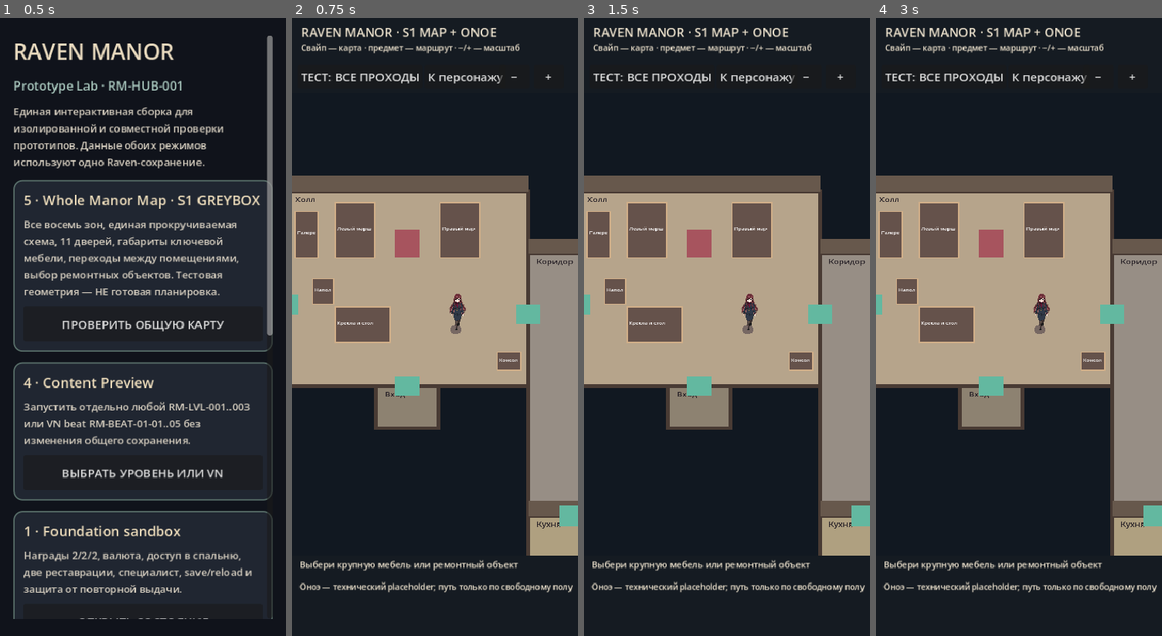
Above: before the commit, frames 1-4 (left to right).
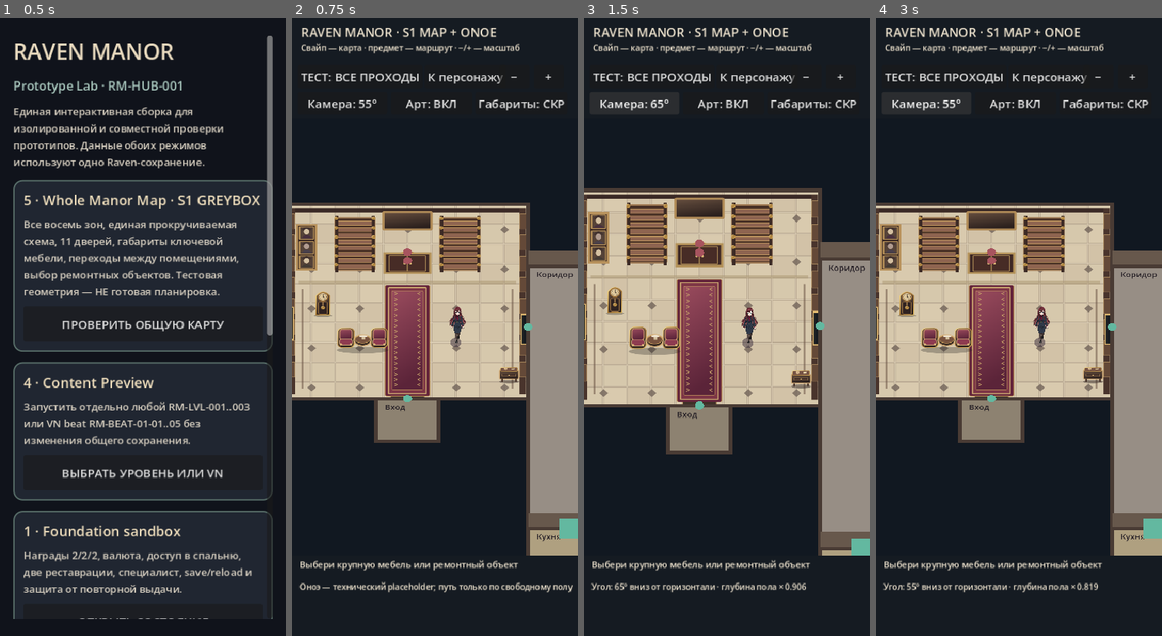
Above: after the commit, the same moments.

Repository: bezdredoff/RavenManor-Godot
Game: Godot game, scene res://scenes/raven/prototype_launcher.tscn
Two runs of this game, one before a commit and one after it. Both use one fixed random seed, a clock stepped at 60 frames per second and the inputs below.
Inputs (mouse positions are in pixels of both pictures, inside the frame that each line leads up to):
- Up to frame 1 (0.5 s): no input
- Up to frame 2 (0.75 s): click "ПРОВЕРИТЬ ОБЩУЮ КАРТУ" at 0.5 s
- Up to frame 3 (1.5 s): click (635, 104) at 1.25 s, where only the run after the commit has a clickable "Камера: 55°"
- Up to frame 4 (3 s): click (927, 104) at 2 s, where only the run after the commit has a clickable "Камера: 65°"; click (927, 104) at 2.75 s, where only the run after the commit has a clickable "Камера: 45°"

Frame 1 is identical in both runs. In frame 2, 30% of the frame differs, in the area x 0-100%, y 13-85%; in frame 3, 33%, in the area x 0-100%, y 12-93%; in frame 4, 32%.

Commit message:
Add 45/55/65 degree map camera selector and modular hall SVG textures with independent furniture

Diff:
--- a/scripts/raven/season1_map_greybox.gd
+++ b/scripts/raven/season1_map_greybox.gd
@@ -5,13 +5,20 @@
 const Store = preload("res://scripts/raven/raven_campaign_store.gd")
 const ONOE_WALK = preload("res://assets/prototypes/onoe/onoe_walk_sheet_v1.png")
 const ONOE_SIDE = preload("res://assets/prototypes/onoe/onoe_side_walk_v2.png")
+const HALL_SHELL = preload("res://assets/prototypes/map_calibration/hall_shell.svg")
+const HALL_RUG = preload("res://assets/prototypes/map_calibration/hall_rug.svg")
+const HALL_CLOCK = preload("res://assets/prototypes/map_calibration/grandfather_clock.svg")
+const HALL_SEATS = preload("res://assets/prototypes/map_calibration/seating_cluster.svg")
+const HALL_CONSOLE = preload("res://assets/prototypes/map_calibration/console.svg")
+const HALL_GALLERY = preload("res://assets/prototypes/map_calibration/ancestor_gallery.svg")
+const CAMERA_ANGLES := [45, 55, 65]
 const CELL := 25
 const WALL_MARGIN := 28.0
 const DOOR_RADIUS := 70.0
 const FURNITURE_MARGIN := 21.0
-const FLOOR_DEPTH_RATIO := 0.82
+const DEFAULT_CAMERA_ELEVATION := 55
 const TRAVEL_SPEED := 375.0
-const TOP_UI_HEIGHT := 102.0
+const TOP_UI_HEIGHT := 137.0
 const BOTTOM_UI_HEIGHT := 110.0
 
 var rooms: Array
@@ -20,6 +27,10 @@
 var world_size := Vector2(2150, 2250)
 var center := Vector2(930, 620)
 var zoom := 0.47
+var camera_elevation := DEFAULT_CAMERA_ELEVATION
+var floor_depth_ratio := sin(deg_to_rad(float(DEFAULT_CAMERA_ELEVATION)))
+var art_enabled := true
+var debug_art_bounds := false
 var dragging := false
 var drag_distance := 0.0
 var actor_pos := Vector2(990, 640)
@@ -36,6 +47,9 @@
 var action_button: Button
 var repair_button: Button
 var toggle_button: Button
+var camera_button: Button
+var art_button: Button
+var bounds_button: Button
 
 func _ready() -> void:
 	set_anchors_and_offsets_preset(PRESET_FULL_RECT)
@@ -65,6 +79,9 @@
 	_button("К персонажу", Vector2(181, 64), Vector2(92, 32), _recenter)
 	_button("−", Vector2(283, 64), Vector2(41, 32), _zoom_out)
 	_button("+", Vector2(330, 64), Vector2(41, 32), _zoom_in)
+	camera_button = _button("Камера: 55°", Vector2(8, 101), Vector2(122, 31), _cycle_camera)
+	art_button = _button("Арт: ВКЛ", Vector2(135, 101), Vector2(111, 31), _toggle_art)
+	bounds_button = _button("Габариты: СКР", Vector2(250, 101), Vector2(121, 31), _toggle_bounds)
 	var footer := ColorRect.new()
 	footer.color = Color("151b22")
 	footer.anchor_top = 1.0; footer.anchor_bottom = 1.0
@@ -169,6 +186,28 @@
 	status_label.text = "Проверка геометрии: сюжетные двери открыты" if explore_all else "Двери ограничены сохранённым прогрессом"
 	queue_redraw()
 
+func _cycle_camera() -> void:
+	var current_index := CAMERA_ANGLES.find(camera_elevation)
+	camera_elevation = CAMERA_ANGLES[(current_index + 1) % CAMERA_ANGLES.size()]
+	floor_depth_ratio = sin(deg_to_rad(float(camera_elevation)))
+	camera_button.text = "Камера: %d°" % camera_elevation
+	status_label.text = "Угол: %d° вниз от горизонтали · глубина пола × %.3f" % [camera_elevation, floor_depth_ratio]
+	_update_actor_screen()
+	queue_redraw()
+
+
+func _toggle_art() -> void:
+	art_enabled = not art_enabled
+	art_button.text = "Арт: ВКЛ" if art_enabled else "Арт: ВЫКЛ"
+	queue_redraw()
+
+
+func _toggle_bounds() -> void:
+	debug_art_bounds = not debug_art_bounds
+	bounds_button.text = "Габариты: ВИД" if debug_art_bounds else "Габариты: СКР"
+	queue_redraw()
+
+
 func _recenter() -> void:
 	center = actor_pos
 	follow_actor = true
@@ -315,11 +354,11 @@
 
 func _screen_from_world(p: Vector2) -> Vector2:
 	var viewport_mid := Vector2(size.x * 0.5, (TOP_UI_HEIGHT + size.y - BOTTOM_UI_HEIGHT) * 0.5)
-	return viewport_mid + Vector2((p.x - center.x) * zoom, (p.y - center.y) * zoom * FLOOR_DEPTH_RATIO)
+	return viewport_mid + Vector2((p.x - center.x) * zoom, (p.y - center.y) * zoom * floor_depth_ratio)
 
 func _from_screen(p: Vector2) -> Vector2:
 	var viewport_mid := Vector2(size.x * 0.5, (TOP_UI_HEIGHT + size.y - BOTTOM_UI_HEIGHT) * 0.5)
-	return center + Vector2((p.x - viewport_mid.x) / zoom, (p.y - viewport_mid.y) / (zoom * FLOOR_DEPTH_RATIO))
+	return center + Vector2((p.x - viewport_mid.x) / zoom, (p.y - viewport_mid.y) / (zoom * floor_depth_ratio))
 
 func _gui_input(event: InputEvent) -> void:
 	if event is InputEventMouseButton:
@@ -336,7 +375,7 @@
 				dragging = false
 			accept_event()
 	elif event is InputEventMouseMotion and dragging:
-		center -= Vector2(event.relative.x / zoom, event.relative.y / (zoom * FLOOR_DEPTH_RATIO))
+		center -= Vector2(event.relative.x / zoom, event.relative.y / (zoom * floor_depth_ratio))
 		drag_distance += event.relative.length()
 		follow_actor = false; queue_redraw(); accept_event()
 	elif event is InputEventScreenTouch:
@@ -348,7 +387,7 @@
 			dragging = false
 		accept_event()
 	elif event is InputEventScreenDrag:
-		center -= Vector2(event.relative.x / zoom, event.relative.y / (zoom * FLOOR_DEPTH_RATIO))
+		center -= Vector2(event.relative.x / zoom, event.relative.y / (zoom * floor_depth_ratio))
 		drag_distance += event.relative.length()
 		follow_actor = false; queue_redraw(); accept_event()
 
@@ -381,34 +420,64 @@
 			queue_redraw()
 			return
 
+func _pilot_texture(asset_id: String) -> Texture2D:
+	match asset_id:
+		"RM-ASSET-HALL-CLOCK": return HALL_CLOCK
+		"RM-ASSET-HALL-SEATS": return HALL_SEATS
+		"RM-ASSET-HALL-CONSOLE": return HALL_CONSOLE
+		"RM-ASSET-HALL-GALLERY": return HALL_GALLERY
+	return null
+
+
 func _draw() -> void:
 	draw_rect(Rect2(Vector2.ZERO, size), Color("111821"))
 	var viewport_mid := Vector2(size.x * 0.5, (TOP_UI_HEIGHT + size.y - BOTTOM_UI_HEIGHT) * 0.5)
-	var offset := viewport_mid - Vector2(center.x * zoom, center.y * zoom * FLOOR_DEPTH_RATIO)
-	draw_set_transform(offset, 0.0, Vector2(zoom, zoom * FLOOR_DEPTH_RATIO))
+	var offset := viewport_mid - Vector2(center.x * zoom, center.y * zoom * floor_depth_ratio)
+	draw_set_transform(offset, 0.0, Vector2(zoom, zoom * floor_depth_ratio))
 	var f := ThemeDB.fallback_font
 	for room in rooms:
 		var r := _room_rect(room)
 		draw_rect(r, Color(str(room.color)))
+		if art_enabled and str(room.id) == "RM-ROOM-HALL":
+			draw_texture_rect(HALL_SHELL, r, false)
+			draw_texture_rect(HALL_RUG, Rect2(785, 435, 130, 396), false)
+		else:
+			var upper_wall := PackedVector2Array([
+				r.position + Vector2(0, 0),
+				r.position + Vector2(0, -54),
+				r.position + Vector2(r.size.x, -54),
+				r.position + Vector2(r.size.x, 0)])
+			draw_colored_polygon(upper_wall, Color("67584c"))
 		draw_rect(r, Color("493b34"), false, 12.0)
-		# Shallow wall height as a separate visible fascia, not an eye-level perspective.
-		var upper_wall := PackedVector2Array([
-			r.position + Vector2(0, 0),
-			r.position + Vector2(0, -54),
-			r.position + Vector2(r.size.x, -54),
-			r.position + Vector2(r.size.x, 0)])
-		draw_colored_polygon(upper_wall, Color("67584c"))
-		draw_string(f, r.position + Vector2(25, 38), str(room.title), HORIZONTAL_ALIGNMENT_LEFT, -1, 24, Color("262026"))
+		if not art_enabled or str(room.id) != "RM-ROOM-HALL":
+			draw_string(f, r.position + Vector2(25, 38), str(room.title),
+				HORIZONTAL_ALIGNMENT_LEFT, -1, 24, Color("262026"))
 	for d in doors:
 		var dp := Vector2(float(d.point[0]), float(d.point[1]))
-		draw_rect(Rect2(dp - Vector2(35, 35), Vector2(70, 70)), Color("63b8a0") if _door_enabled(d) else Color("a7545e"))
+		var hall_entrance := int(d.a) == 1 or int(d.b) == 1
+		if art_enabled and hall_entrance:
+			draw_circle(dp, 13, Color("63b8a0") if _door_enabled(d) else Color("a7545e"))
+		else:
+			draw_rect(Rect2(dp - Vector2(35, 35), Vector2(70, 70)),
+				Color("63b8a0") if _door_enabled(d) else Color("a7545e"))
 	for item in props:
 		var r := _prop_rect(item)
 		var chosen := str(item.id) == str(selected_prop.get("id", ""))
-		var fill := Color("79b894") if bool(repaired_in_preview.get(str(item.id), false)) else (Color("d7b16c") if chosen else Color("65524b"))
-		draw_rect(r, fill)
-		draw_rect(r, Color("f6d888") if chosen else Color("d0ae88"), false, 4.0)
-		draw_string(f, r.position + Vector2(6, maxf(25, r.size.y * 0.5)), str(item.title), HORIZONTAL_ALIGNMENT_LEFT, int(r.size.x) - 12, 15, Color.WHITE)
+		var restored := bool(repaired_in_preview.get(str(item.id), false))
+		var texture := _pilot_texture(str(item.id)) if art_enabled else null
+		var embedded_in_shell := art_enabled and str(item.id) in ["RM-ASSET-HALL-STAIRS-L", "RM-ASSET-HALL-STAIRS-R"]
+		if texture != null:
+			draw_texture_rect(texture, r, false)
+			if restored:
+				draw_rect(r, Color(0.22, 0.7, 0.49, 0.28))
+		elif not embedded_in_shell:
+			var fill := Color("79b894") if restored else (Color("d7b16c") if chosen else Color("65524b"))
+			draw_rect(r, fill)
+			if not art_enabled or int(item.room) != 1:
+				draw_string(f, r.position + Vector2(6, maxf(25, r.size.y * 0.5)), str(item.title),
+					HORIZONTAL_ALIGNMENT_LEFT, int(r.size.x) - 12, 15, Color.WHITE)
+		if debug_art_bounds or chosen:
+			draw_rect(r, Color("f6d888") if chosen else Color("cf9e86"), false, 3.0)
 	if not movement_points.is_empty():
 		var last := actor_pos
 		for waypoint in movement_points:
